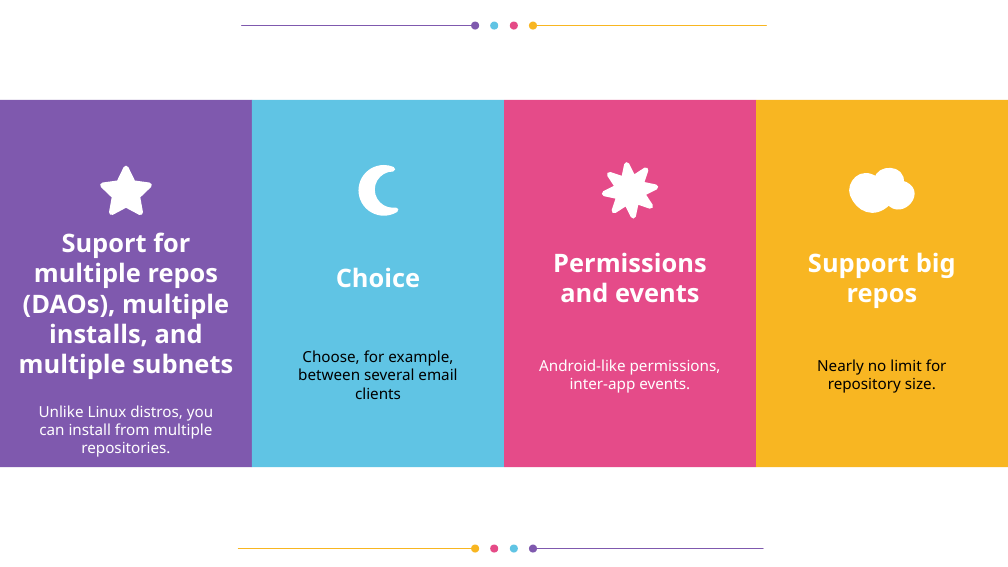
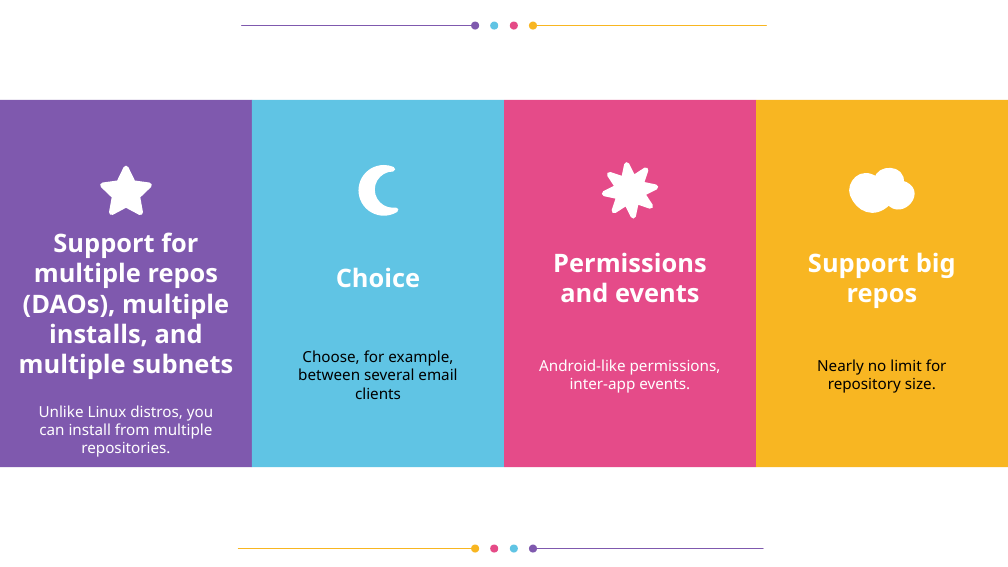
Before and after one commit to vporton/icp-package-manager, a slide deck: slide 8 of docs/presentation.odp. Drawn at 1008x567 pixels with LibreOffice and Linux fonts; fonts in the diff are those of the drawing. Boxes give left, top, right and bottom in pixels: in the first picture for what was removed or moved away, otherwise in the second. Text is boxed around its words. In the diff, an @@ line names an element or a change of style, - is before the commit and + after.

Commit message:
typo

```diff
--- a/docs/presentation.odp
+++ b/docs/presentation.odp
@@ title at box(19, 232, 233, 379): text changed @@
-Suport for multiple repos (DAOs), multiple installs, and multiple subnets
+Support for multiple repos (DAOs), multiple installs, and multiple subnets
```
